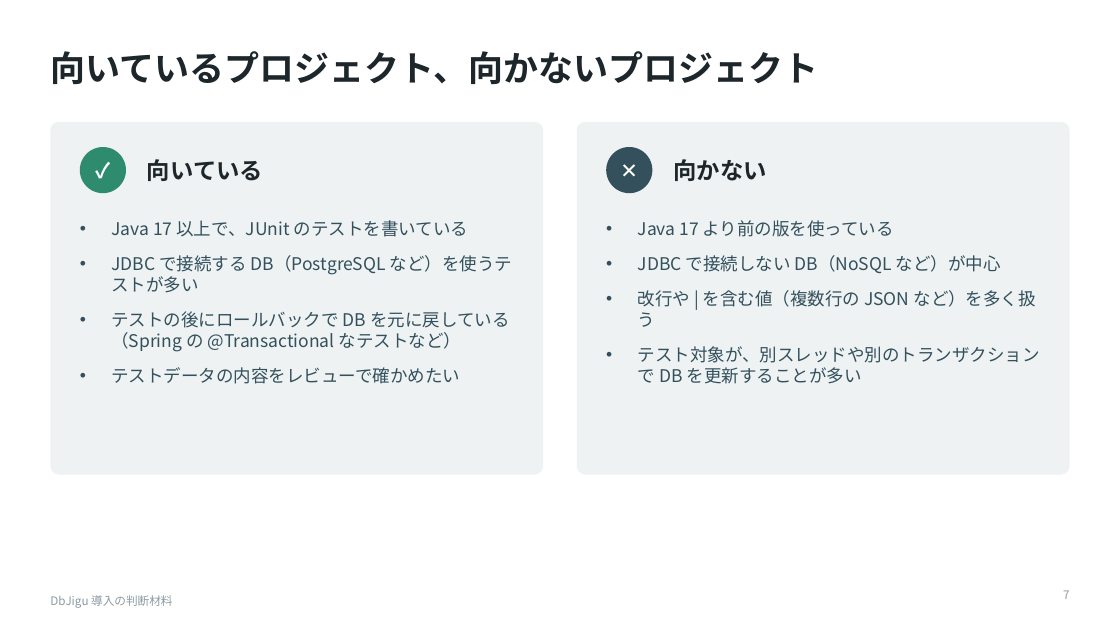
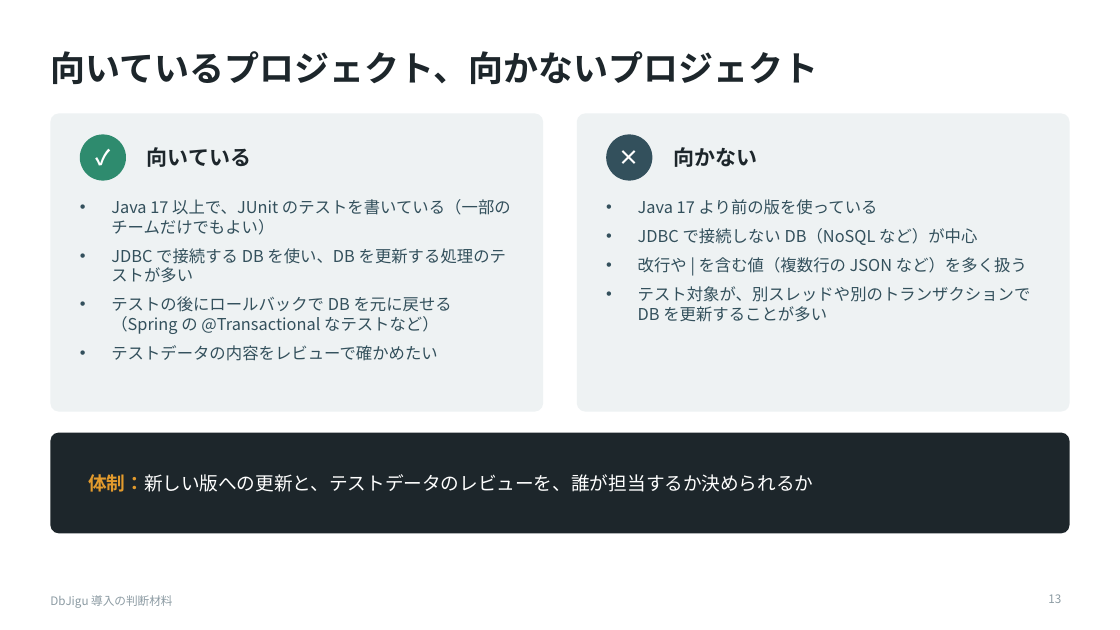
Before and after one commit to raindrop-aqua/java-test-toolbelt, a slide deck: slide 13 of docs/slides/dbjigu-for-managers.pptx (slide 7 before the commit). Drawn at 1120x630 pixels with LibreOffice and Linux fonts; fonts in the diff are those of the drawing. Boxes give left, top, right and bottom in pixels: in the first picture for what was removed or moved away, otherwise in the second. Text is boxed around its words. In the diff, an @@ line names an element or a change of style, - is before the commit and + after.

```diff
--- a/docs/slides/dbjigu-for-managers.pptx
+++ b/docs/slides/dbjigu-for-managers.pptx
@@ rounded rectangle: place and size @@
-rounded rectangle at [50,122,544,475]
+rounded rectangle at [50,113,544,412]
@@ rounded rectangle at [50,113,544,412]: proportions changed @@
@@ rounded rectangle at [577,113,1070,412]: proportions changed @@
@@ rounded rectangle: place and size @@
-rounded rectangle at [577,122,1070,475]
+rounded rectangle at [577,113,1070,412]
@@ text "向いている" at [147,147,251,167]: size 20 to 18 pt @@
@@ 3 texts, 2 ellipses: place and size @@
-3 texts, 2 ellipses at [80,147,766,193]
+3 texts, 2 ellipses at [80,134,757,181]
@@ text at [607,134,653,181]: text changed @@
-✕
+×
@@ text "向かない" at [673,147,757,167]: size 20 to 18 pt @@
@@ text "Java 17 以上で、JUnit のテストを書いている（一部のチームだけでもよい）": place and size @@
-text "Java 17 以上で、JUnit のテストを書いている（一部のチームだけでもよい）" at [111,220,512,384]
+text "Java 17 以上で、JUnit のテストを書いている（一部のチームだけでもよい）" at [111,199,511,361]
@@ text at [111,199,511,334]: text changed; size 15 to 14 pt @@
-• Java 17 以上で、JUnit のテストを書いている
-• JDBC で接続する DB（PostgreSQL など）を使うテストが多い
-• テストの後にロールバックで DB を元に戻している（Spring の @Transactional なテストなど）
+• Java 17 以上で、JUnit のテストを書いている（一部のチームだけでもよい）
+• JDBC で接続する DB を使い、DB を更新する処理のテストが多い
+• テストの後にロールバックで DB を元に戻せる（Spring の @Transactional なテストなど）
@@ text "Java 17 より前の版を使っている": place and size @@
-text "Java 17 より前の版を使っている" at [638,220,1040,384]
+text "Java 17 より前の版を使っている" at [638,199,1031,322]
@@ text "Java 17 より前の版を使っている" at [638,199,1031,322]: size 15 to 14 pt; less space between paragraphs @@
@@ text at [111,345,437,361]: size 15 to 14 pt in "テストデータの内容をレビューで確かめたい"; less space between paragraphs @@
@@ rounded rectangle added at [50,433,1070,534], fill #1D262B @@
@@ text added at [88,474,813,492], 16 pt, text #FFFFFF @@
+体制：新しい版への更新と、テストデータのレビューを、誰が担当するか決められるか
@@ page number at [1048,594,1061,603]: text changed @@
-7
+13
```
Also in this commit, not shown: 8 other slides changed, 6 slides added, 1 slide removed, 1 other file.
